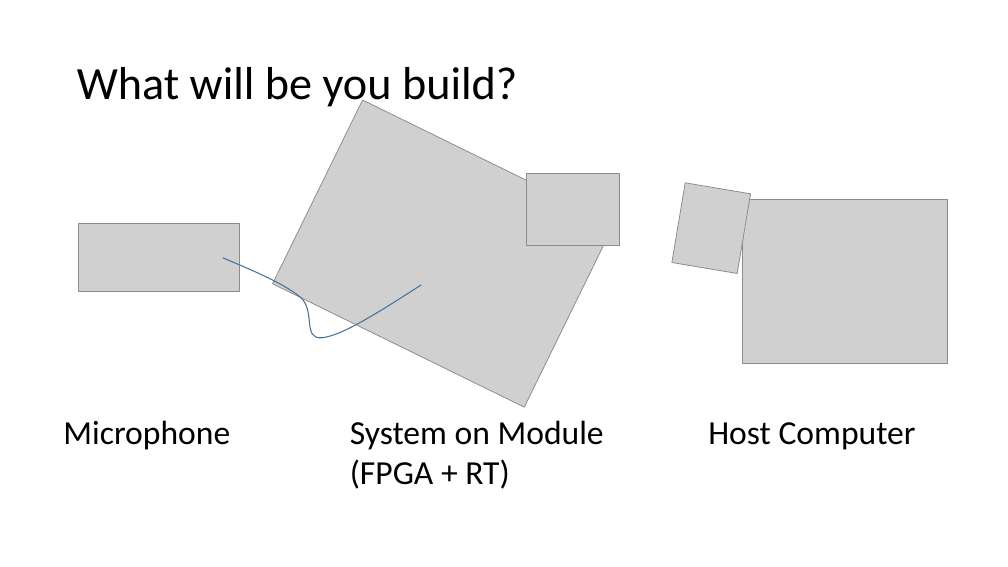
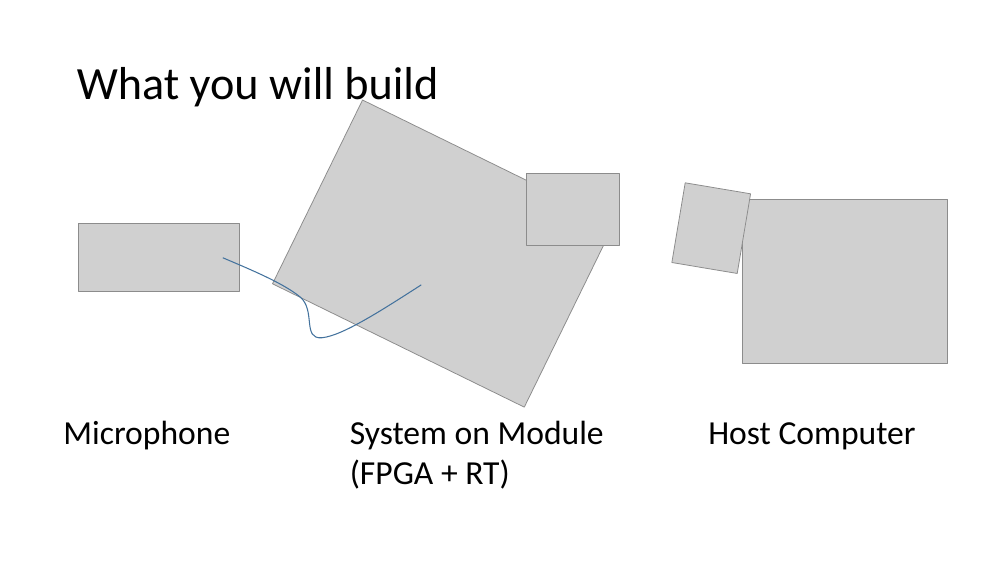
Before and after one commit to kalyanramu/Presentations, a slide deck: slide 3 of HandsOnSession.pptx (slide 4 before the commit). Drawn at 1008x567 pixels with LibreOffice and Linux fonts; fonts in the diff are those of the drawing; grey boxes stand for pictures. Boxes give left, top, right and bottom in pixels: in the first picture for what was removed or moved away, otherwise in the second. Text is boxed around its words. In the diff, an @@ line names an element or a change of style, - is before the commit and + after.

```diff
--- a/HandsOnSession.pptx
+++ b/HandsOnSession.pptx
@@ title at (77,67,438,111): text changed @@
-What will be you build?
+What you will build
```
Also in this commit, not shown: 4 other slides changed.
